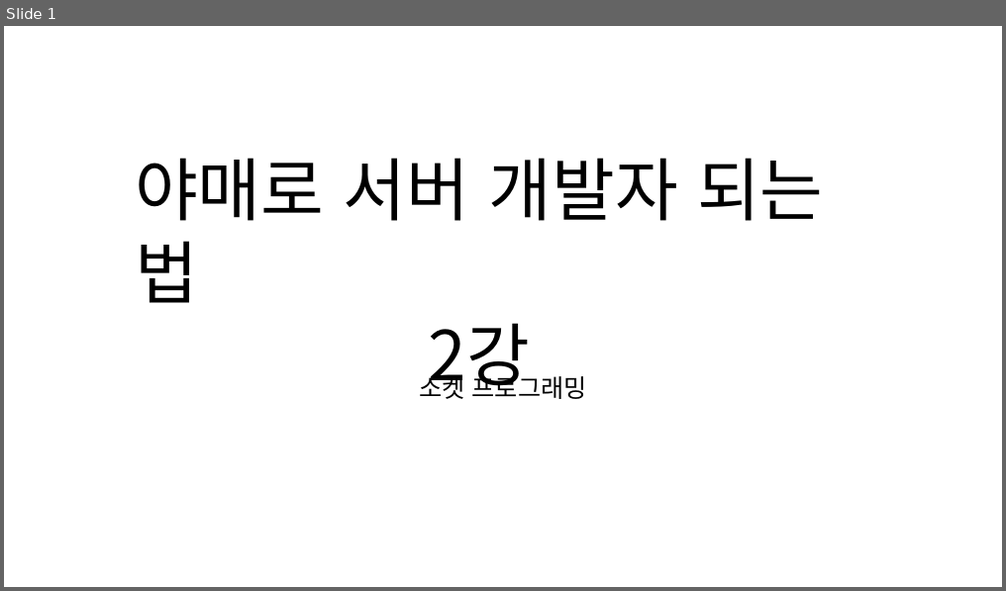
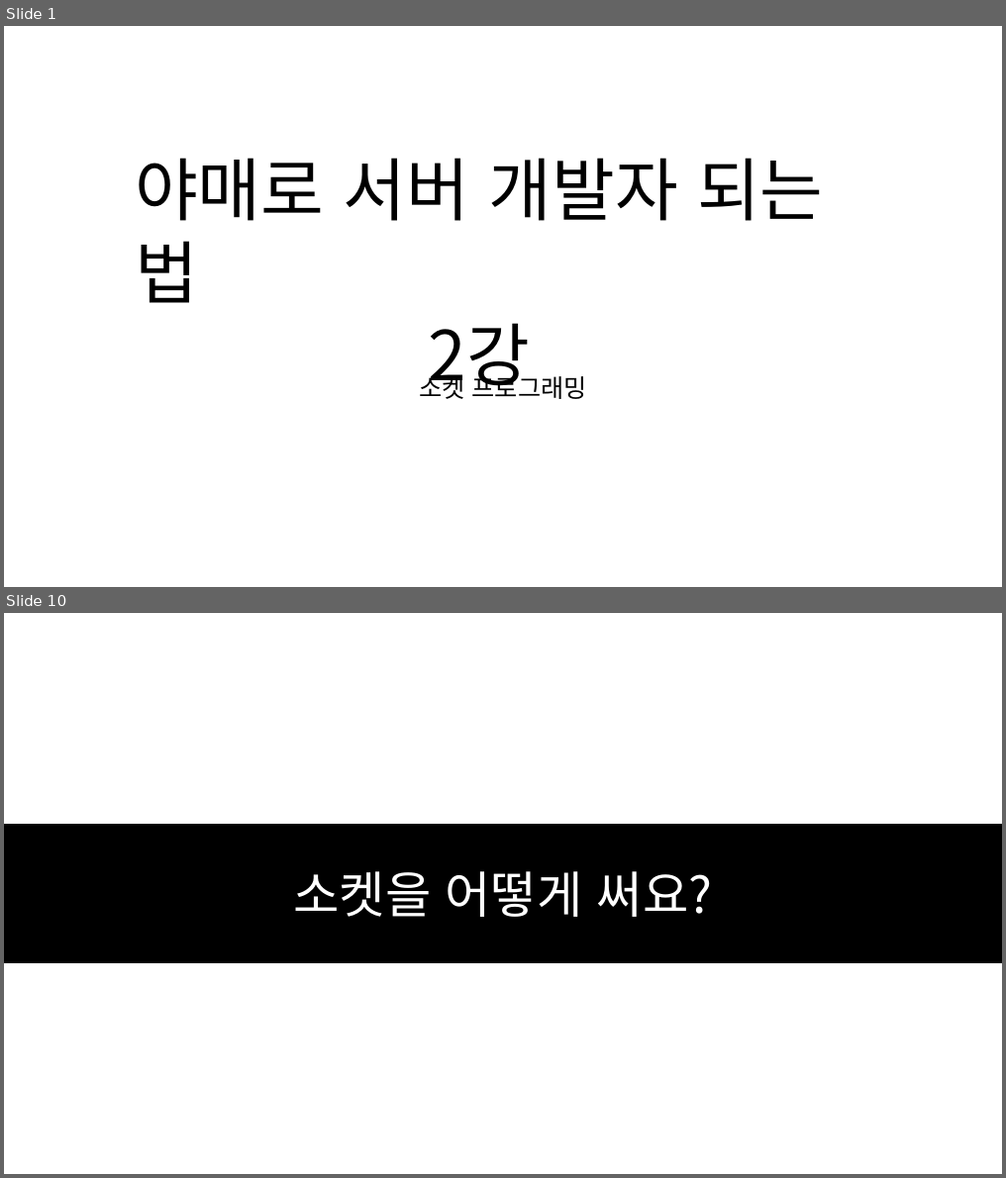
Before and after one commit to SEH00N/SDLU, a slide deck: ServerLecture/PT/2강 소켓 프로그래밍.pptx. Shown one above the other, each under a label of ours: slide 1 before the commit, slides 1 and 10 after it; the slides between them are not shown. The pictures are 1006x591 and 1006x1178 pixels, drawn with LibreOffice and Linux fonts; fonts in the diff are those of the drawing. Boxes give left, top, right and bottom in pixels: in the first picture for what was removed or moved away, otherwise in the second. Text is boxed around its words. In the diff, an @@ line names an element or a change of style, - is before the commit and + after.

```diff
--- a/ServerLecture/PT/2강 소켓 프로그래밍.pptx
+++ b/ServerLecture/PT/2강 소켓 프로그래밍.pptx
@@ slide 10 added at bbox=[4, 613, 1002, 1174], background #FFFFFF @@
@@ rectangle added at bbox=[4, 824, 1002, 962], fill #000000, outline #000000 1 pt, 48 pt, text #FFFFFF @@
+소켓을 어떻게 써요?
```
Also in this commit, not shown: 1 slide changed, 11 other slides added, 3 other files.
